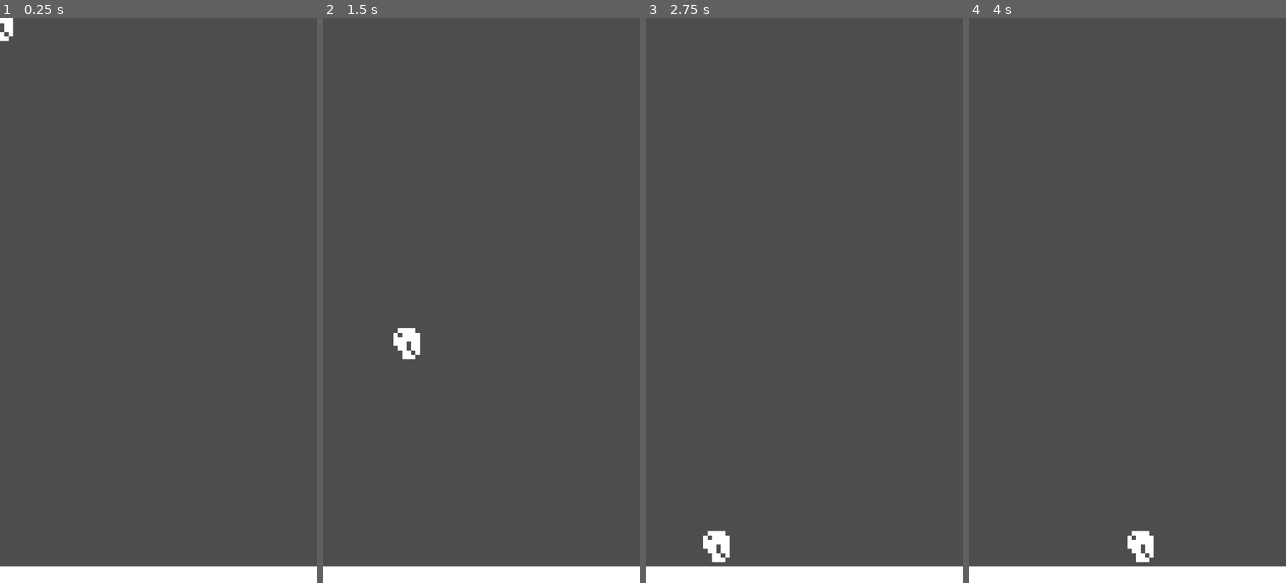
Above: before the commit, frames 1-4 (left to right).
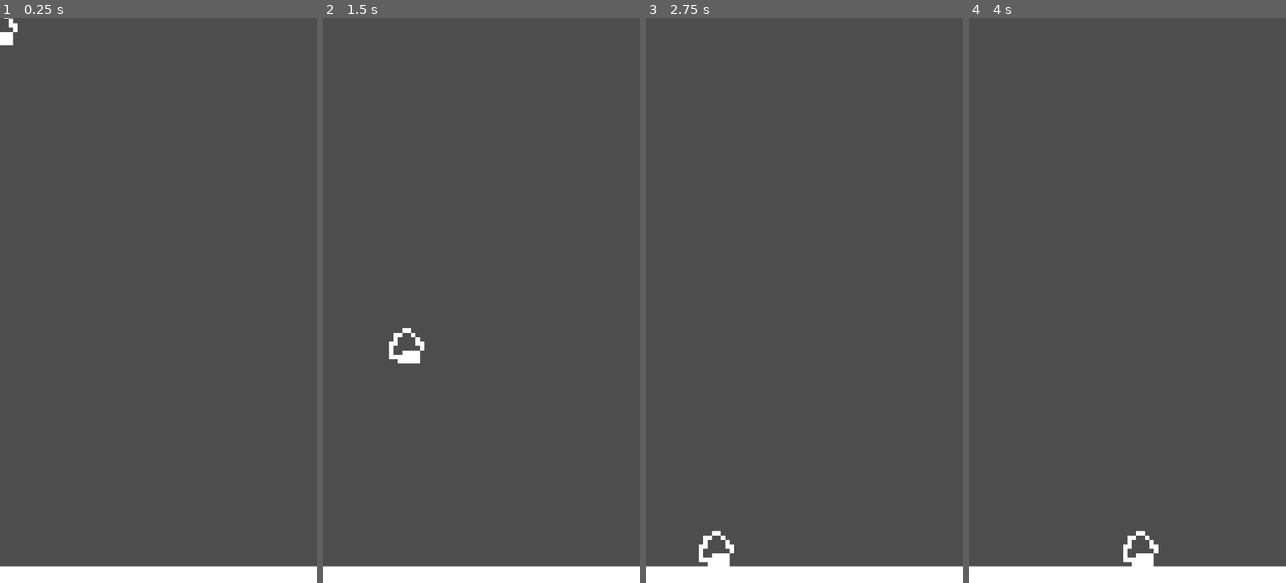
Above: after the commit, the same moments.

Repository: Koloss0/Out-Of-The-Gutter
Game: Godot game, scene res://Test Scenes/player_tests.tscn
Two runs of this game, one before a commit and one after it. Both use one fixed random seed, a clock stepped at 60 frames per second and the inputs below. This scene is started directly instead of the project's main scene.
Inputs:
- Up to frame 1 (0.25 s): no input
- Up to frame 2 (1.5 s): tap Enter (ui_accept) at 0.5, 0.77 s; hold Right (ui_right) from 0.53 s (still down)
- Up to frame 3 (2.75 s): tap Enter (ui_accept) at 1.52 s; release Right (ui_right) at 2.03 s; hold Left (ui_left) from 2.03 s (still down)
- Up to frame 4 (4 s): release Left (ui_left) at 2.78 s; hold Right (ui_right) from 2.78 s (still down); tap Enter (ui_accept) at 3.02, 3.77 s

The runs differ from the first frame. In frame 1, 0.1% of the frame differs, in the area x 0-6%, y 0-5%; in frame 2, 0.4%; in frame 3, 0.4%, in the area x 16-28%, y 90-98%; in frame 4, 0.4%.

Commit message:
Modified player_test

Diff:
--- a/Scenes/player.tscn
+++ b/Scenes/player.tscn
@@ -47,7 +47,8 @@
 texture_filter = 1
 scale = Vector2(15, 15)
 sprite_frames = SubResource("SpriteFrames_kg5xq")
-animation = &"jump"
+animation = &"idle"
+frame_progress = 0.931497
 
 [node name="CollisionShape2D" type="CollisionShape2D" parent="."]
 shape = SubResource("RectangleShape2D_jbuoc")
Not shown: 1 places in Scenes/player.tscn that only renumber resources
Not shown: 1 places in Test Scenes/player_tests.tscn that only renumber resources
